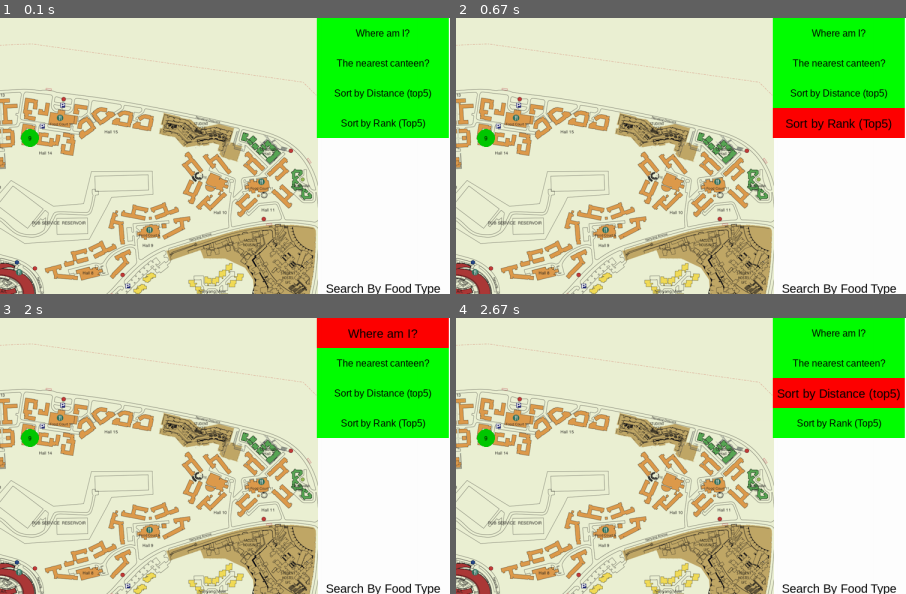
Above: before the commit, frames 1-4 (two rows, left to right).
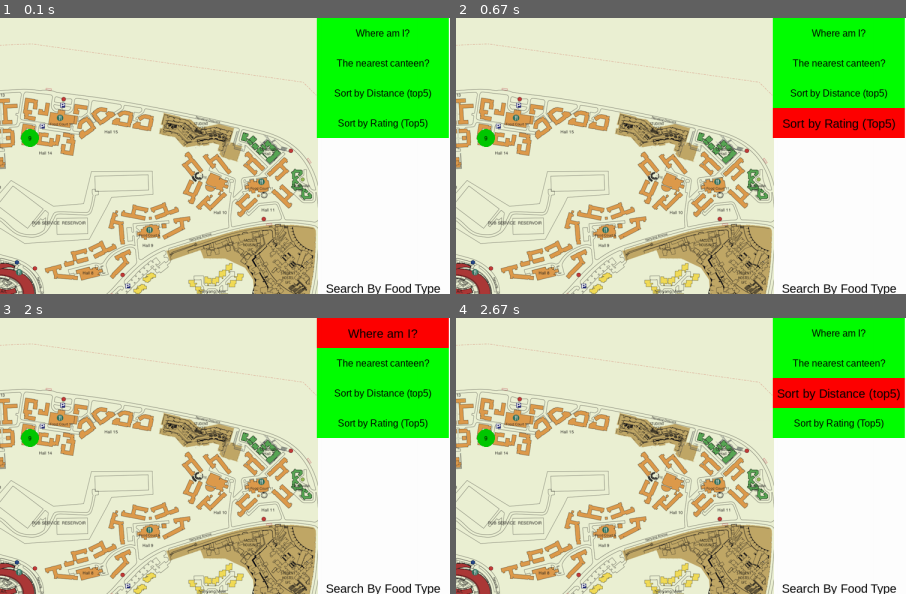
Above: after the commit, the same moments.

Repository: flint-xf-fan/CZ1003
Game: pygame game, started from app.py
Same seed, same stepped clock (60 frames per second), same inputs: the game is played once before the commit and once after it.
Inputs (mouse positions are % of the whole screen's width and height, from its top left):
- Up to frame 1 (0.1 s): no input
- Up to frame 2 (0.67 s): click (92, 19) at 0.38 s, where only the run after the commit has a clickable "Sort by Rating (Top5)"
- Up to frame 3 (2 s): click "Sort by Distance (top5)" at 0.72 s; click (19, 35) at 1.05 s; click "0" at 1.38 s; click "Where am I?" at 1.72 s
- Up to frame 4 (2.67 s): click (45, 76) at 2.05 s; click "Sort by Distance (top5)" at 2.38 s
The pictures show only the part of the screen within x 50-100%, y 0-50%; the shares and areas given below are measured in that part.

The runs differ from the first frame. In frame 1, 0.4% of the frame differs, in the area x 75-96%, y 36-41%; in frame 2, 0.6%, in the area x 72-98%, y 36-41%; in frame 3, 0.4%; in frame 4, 0.4%.

Commit message:
implemented sort by distance/rating

Diff:
--- a/app.py
+++ b/app.py
@@ -131,6 +131,20 @@
     pass
 
 
+def sort_canteens_by_attr(canteens_list, attr='distance', user_pos=None, k=5):
+    """
+    args:
+        user_pos:
+        canteens_list:
+        attr: distance or rating
+        k: top k canteens to be returned
+    """
+    if attr == 'distance':
+        canteens_list_sorted = sorted(canteens_list, key=lambda x: get_distance_a_b(user_pos, x.pos))
+    else:
+        # the format of canteen.rating is 4/5
+        canteens_list_sorted = sorted(canteens_list, key=lambda x: x.rating.split('/')[0], reverse=True)
+    return [(canteens_list_sorted[i].name, canteens_list_sorted[i].rating) for i in range(k)]
 
 ##### main program #####
 def main():
@@ -166,9 +180,9 @@
     button_sortByDistance_coords = [1278, 100, 220, 50]
     button_sortByDistance = pygame.Rect(button_sortByDistance_coords[0],button_sortByDistance_coords[1],button_sortByDistance_coords[2],button_sortByDistance_coords[3])
 
-    # button to sort canteens by Rank
-    button_sortByRank_coords = [1278, 150, 220, 50]
-    button_sortByRank = pygame.Rect(button_sortByRank_coords[0],button_sortByRank_coords[1],button_sortByRank_coords[2],button_sortByRank_coords[3])
+    # button to sort canteens by Rating
+    button_sortByRating_coords = [1278, 150, 220, 50]
+    button_sortByRating = pygame.Rect(button_sortByRating_coords[0],button_sortByRating_coords[1],button_sortByRating_coords[2],button_sortByRating_coords[3])
 
     ## box input
     label_foodType_coords = [1388, 450, 220, 30]
@@ -190,12 +204,12 @@
             if event.type == pygame.MOUSEBUTTONDOWN:
                 mouse_pos = event.pos  # gets mouse position
 
-                # check if mouse position is over the get_user_pos button
+                # if get_user_pos button is pressed
                 if button_getUserPos.collidepoint(mouse_pos):
                     # ask the user to click a position on the map and store it for later use
                     user_pos = get_user_pos(screen, 10)
 
-                # check if mouse position is over the get_user_pos button
+                # if get_user_pos button is pressed
                 if button_getNearesrCanteen.collidepoint(mouse_pos):
                     try:
                         assert 'user_pos' in locals()
@@ -203,6 +217,20 @@
                         pass
                     except:
                         print('You have not input your position yet.')
+
+                # if sort_by_distance button is pressed
+                if button_sortByDistance.collidepoint(mouse_pos):
+                    try:
+                        assert 'user_pos' in locals()
+                        print("The nearest 5 canteens are:", sort_canteens_by_attr(canteens_list, attr='distance', user_pos=user_pos, k=5))
+                        pass
+                    except:
+                        print('You have not input your position yet.')
+
+                # if sort_by_rating button is pressed
+                if button_sortByRating.collidepoint(mouse_pos):
+                    print("The top 5 canteens by ratings are:", sort_canteens_by_attr(canteens_list, attr='rating', k=5))
+                    pass
 
 
                 # check if mouse position is over one of the canteen buttons(circle)
@@ -263,7 +291,7 @@
         draw_button(screen, button_getUserPos, button_getUserPos_coords, mouse, 'Where am I?', GREEN, RED, BLACK)
         draw_button(screen, button_getNearesrCanteen, button_getNearestCanteen_coords, mouse, 'The nearest canteen?', GREEN, RED, BLACK)
         draw_button(screen, button_sortByDistance, button_sortByDistance_coords, mouse, 'Sort by Distance (top5)', GREEN, RED, BLACK)
-        draw_button(screen, button_sortByRank, button_sortByRank_coords, mouse, 'Sort by Rank (Top5)', GREEN, RED, BLACK)
+        draw_button(screen, button_sortByRating, button_sortByRating_coords, mouse, 'Sort by Rating (Top5)', GREEN, RED, BLACK)
 
         pygame.display.update()
         clock.tick(FPS)
